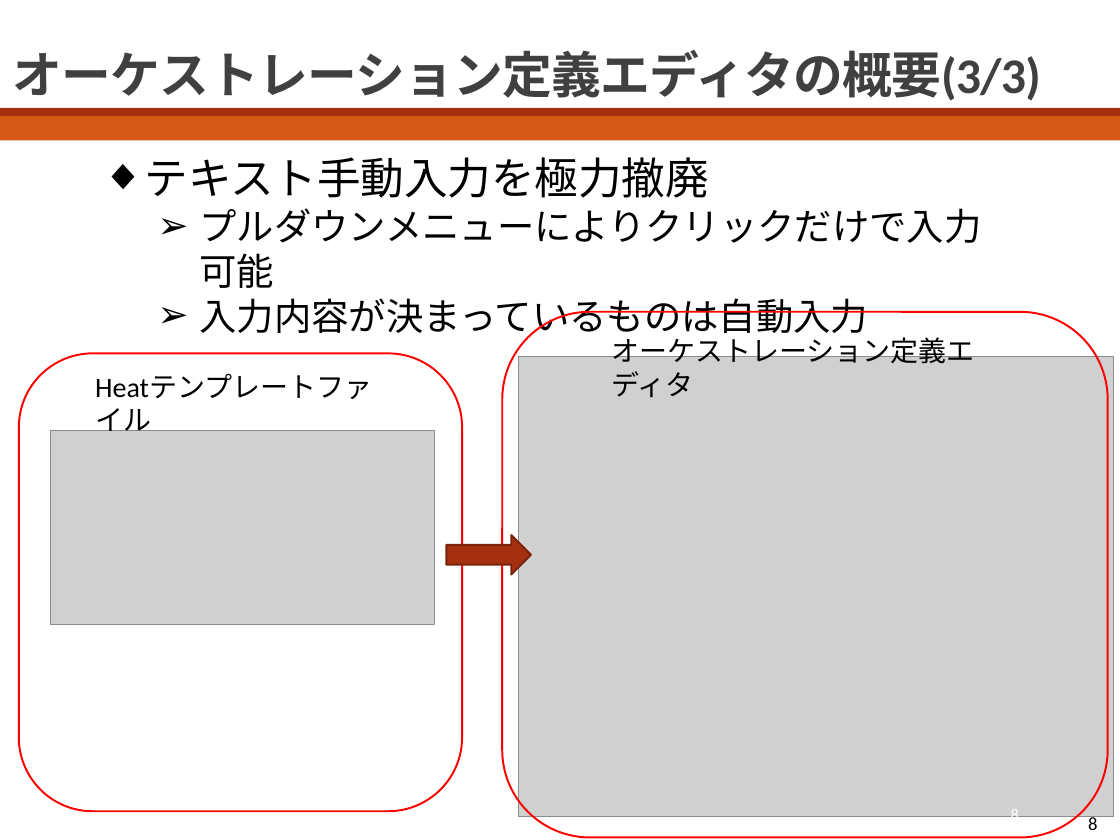
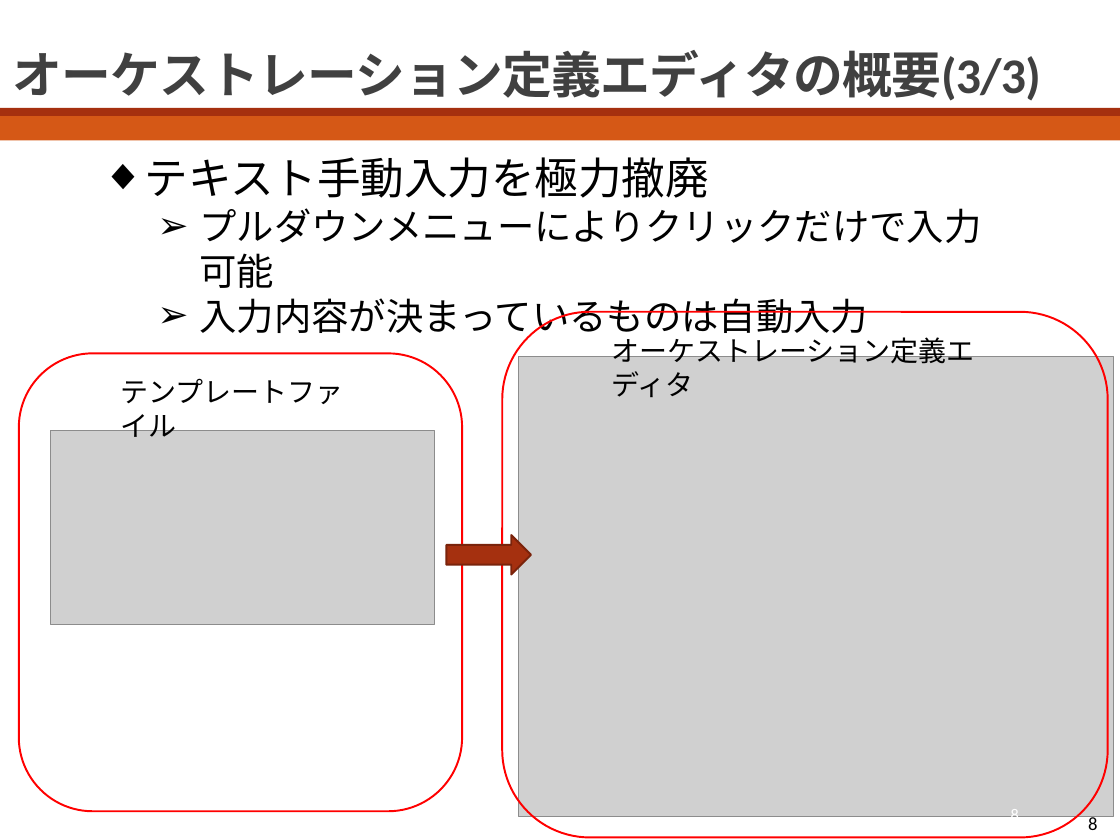
Before and after one commit to bokuhide/GUIToolCreate, a slide deck: slide 8 of 卒業論文本体/発表用スライド_川口.pptx. Drawn at 1120x840 pixels with LibreOffice and Linux fonts; fonts in the diff are those of the drawing; grey boxes stand for pictures. Boxes give left, top, right and bottom in pixels: in the first picture for what was removed or moved away, otherwise in the second. Text is boxed around its words. In the diff, an @@ line names an element or a change of style, - is before the commit and + after.

```diff
--- a/卒業論文本体/発表用スライド_川口.pptx
+++ b/卒業論文本体/発表用スライド_川口.pptx
@@ text at box(120, 378, 343, 444): text changed @@
-Heatテンプレートファイル
+テンプレートファイル
```
Also in this commit, not shown: 3 other slides changed, 4 other files.
